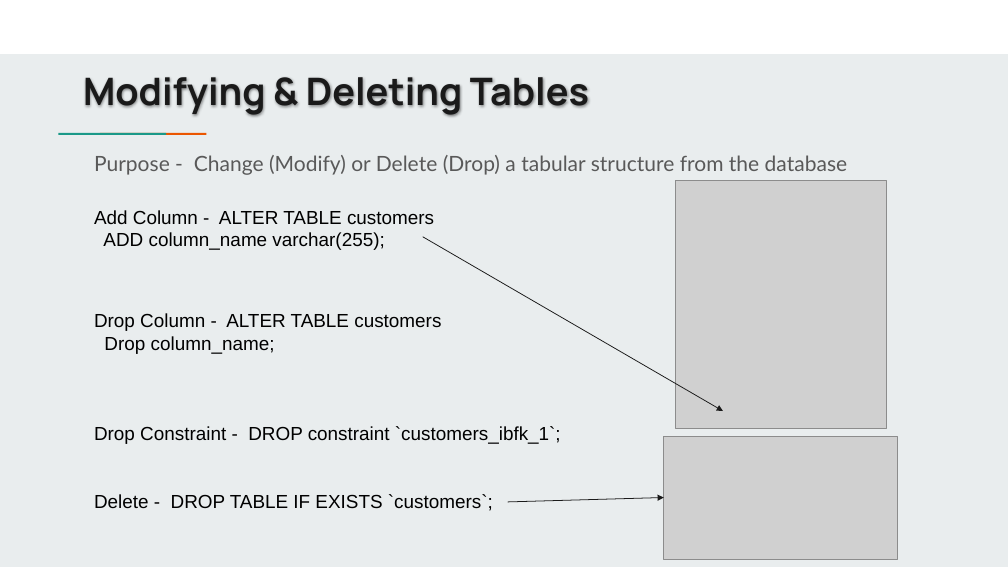
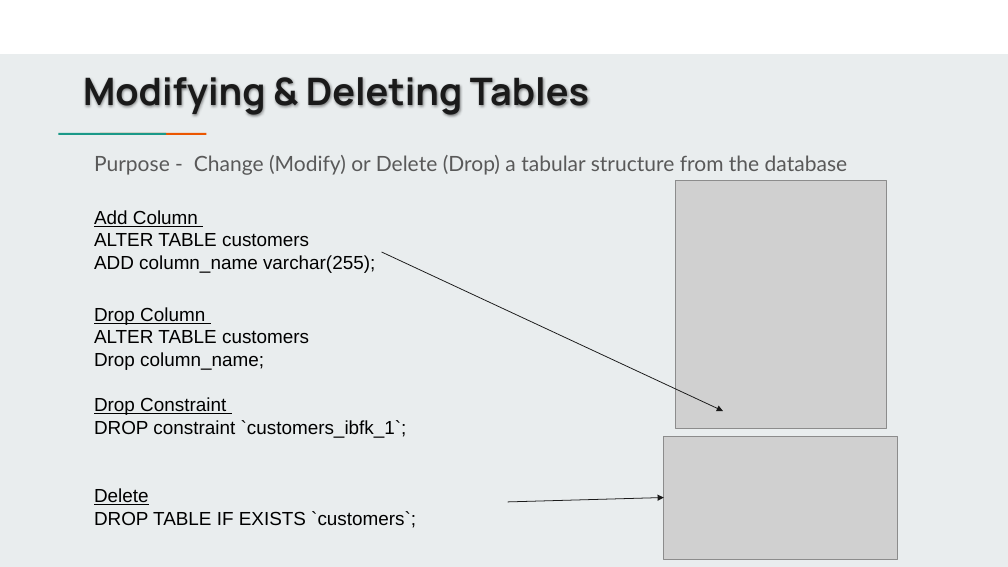
Before and after one commit to jbergmann56/OSDA-DataManipulationAndManagement, a slide deck: slide 8 of Lectures/Manipulating Data Pt. 1 (3).pptx. Drawn at 1008x567 pixels with LibreOffice and Linux fonts; fonts in the diff are those of the drawing; grey boxes stand for pictures. Boxes give left, top, right and bottom in pixels: in the first picture for what was removed or moved away, otherwise in the second. Text is boxed around its words. In the diff, an @@ line names an element or a change of style, - is before the commit and + after.

```diff
--- a/Lectures/Manipulating Data Pt. 1 (3).pptx
+++ b/Lectures/Manipulating Data Pt. 1 (3).pptx
@@ text at bbox=[94, 210, 416, 528]: text changed @@
-Add Column - ALTER TABLE customers
-ADD column_name varchar(255);
-Drop Column - ALTER TABLE customers
-Drop column_name;
-Drop Constraint - DROP constraint `customers_ibfk_1`;
-Delete - DROP TABLE IF EXISTS `customers`;
+Add Column
+ALTER TABLE customers
+ADD column_name varchar(255);
+Drop Column
+ALTER TABLE customers
+Drop column_name;
+Drop Constraint
+DROP constraint `customers_ibfk_1`;
+Delete
+DROP TABLE IF EXISTS `customers`;
@@ arrow moved from (423, 237) - (723, 411) to (382, 252) - (723, 411) @@
```
Also in this commit, not shown: 4 other slides changed, 1 slide removed.
